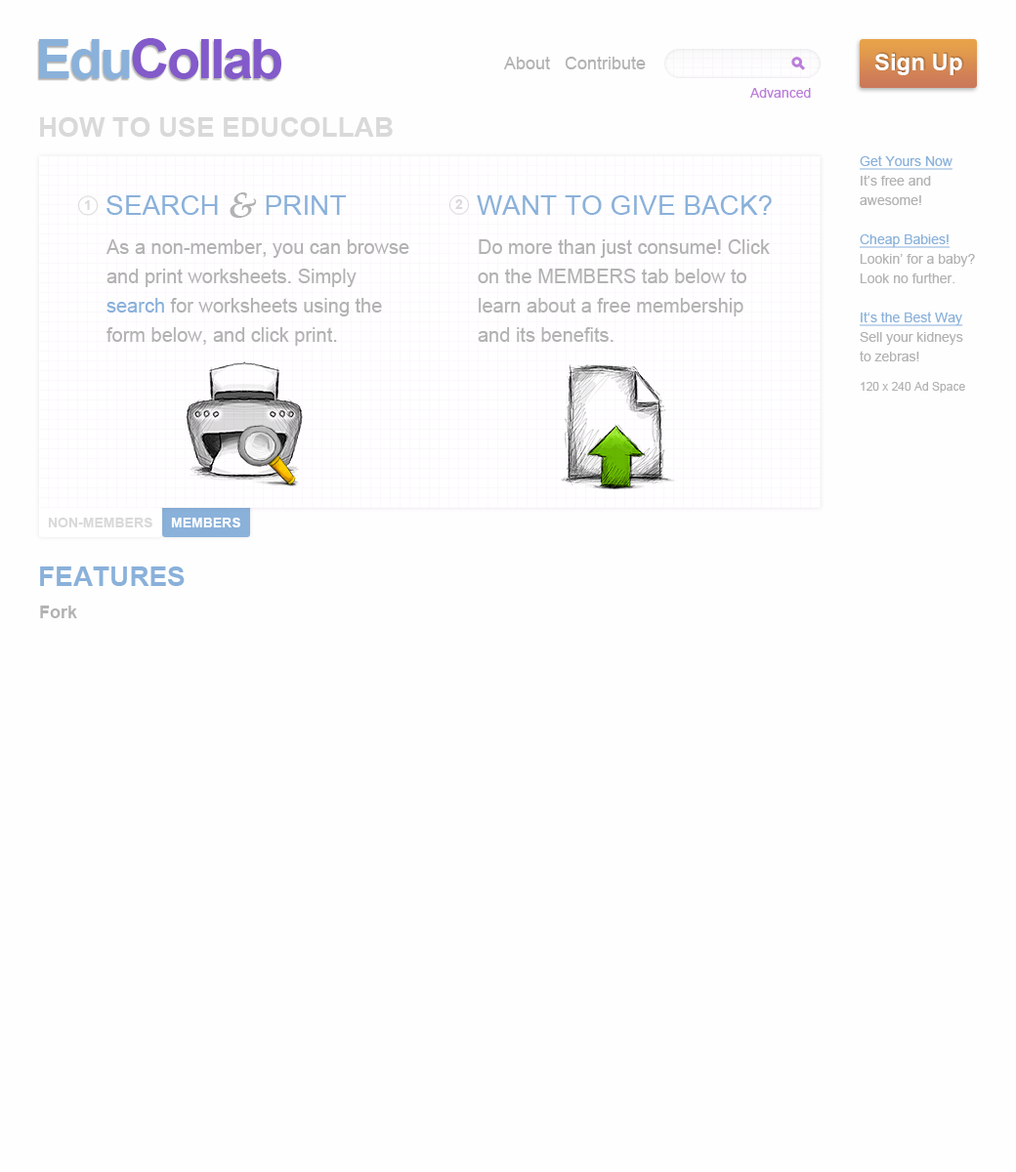
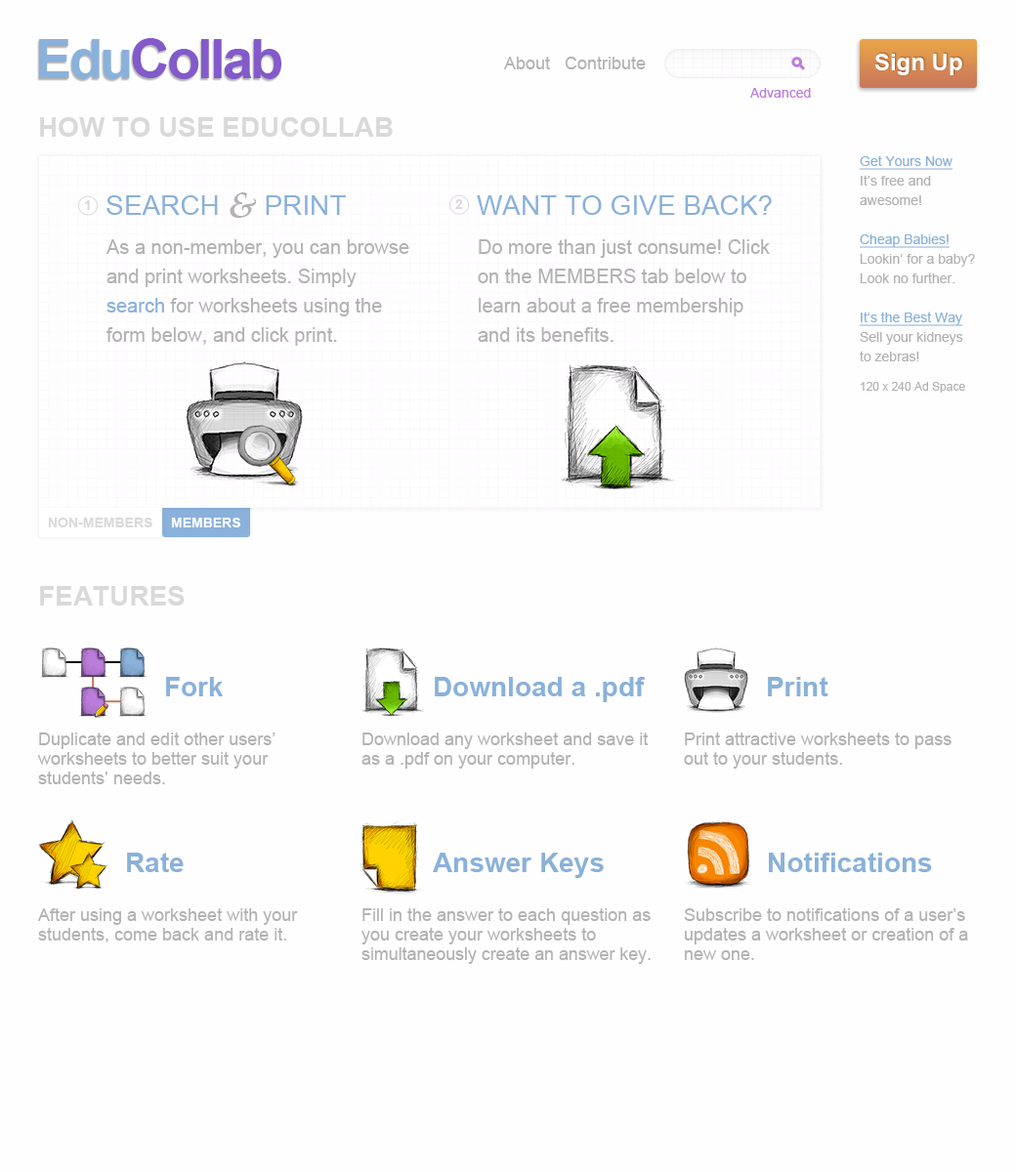
Two versions of the same layered image (1016×1172). Layer-by-layer changes:
added group "FEATURES" (1st of 2) with 45 layers above "HEADER" over (x1=37, y1=586, x2=969, y2=965)
added group "Fork" (1st of 2, in "FEATURES") with 23 layers in group "FEATURES" over (x1=37, y1=647, x2=276, y2=785)
moved "Fork" (2nd of 2, in "FEATURES" › "Fork") into group "Fork", painted on it over (x1=40, y1=605, x2=224, y2=697)
added layer "Duplicate and edit other users’ worksheets to better suit your" in group "Fork" over (x1=37, y1=732, x2=276, y2=785)
added group "Files" with 16 layers in group "Fork" over (x1=39, y1=647, x2=148, y2=719)
added group "Download" with 3 layers in group "FEATURES" over (x1=361, y1=647, x2=649, y2=769)
added layer "Download any worksheet and save it as a .pdf on your computer." in group "Download" over (x1=361, y1=732, x2=649, y2=769)
added group "Print" (1st of 2, in "FEATURES") with 3 layers in group "FEATURES" over (x1=683, y1=647, x2=952, y2=769)
added layer "Print attractive worksheets to pass out to your students." in group "Print" over (x1=683, y1=732, x2=952, y2=769)
added group "Rate" (1st of 2, in "FEATURES") with 3 layers in group "FEATURES" over (x1=37, y1=820, x2=298, y2=943)
added layer "After using a worksheet with your students, come back and rate" in group "Rate" over (x1=37, y1=908, x2=298, y2=943)
added group "Answer Keys" (1st of 2, in "FEATURES") with 3 layers in group "FEATURES" over (x1=360, y1=821, x2=651, y2=965)
added layer "Fill in the answer to each question as you create your workshee" in group "Answer Keys" over (x1=361, y1=908, x2=651, y2=965)
added group "Notifications" (1st of 2, in "FEATURES") with 3 layers in group "FEATURES" over (x1=683, y1=821, x2=969, y2=961)
added layer "Subscribe to notifications of a user’s updates a worksheet or c" in group "Notifications" over (x1=683, y1=908, x2=969, y2=961)
…and 32 more changes (30 added, 1 painted, 1 removed, 1 stack)
